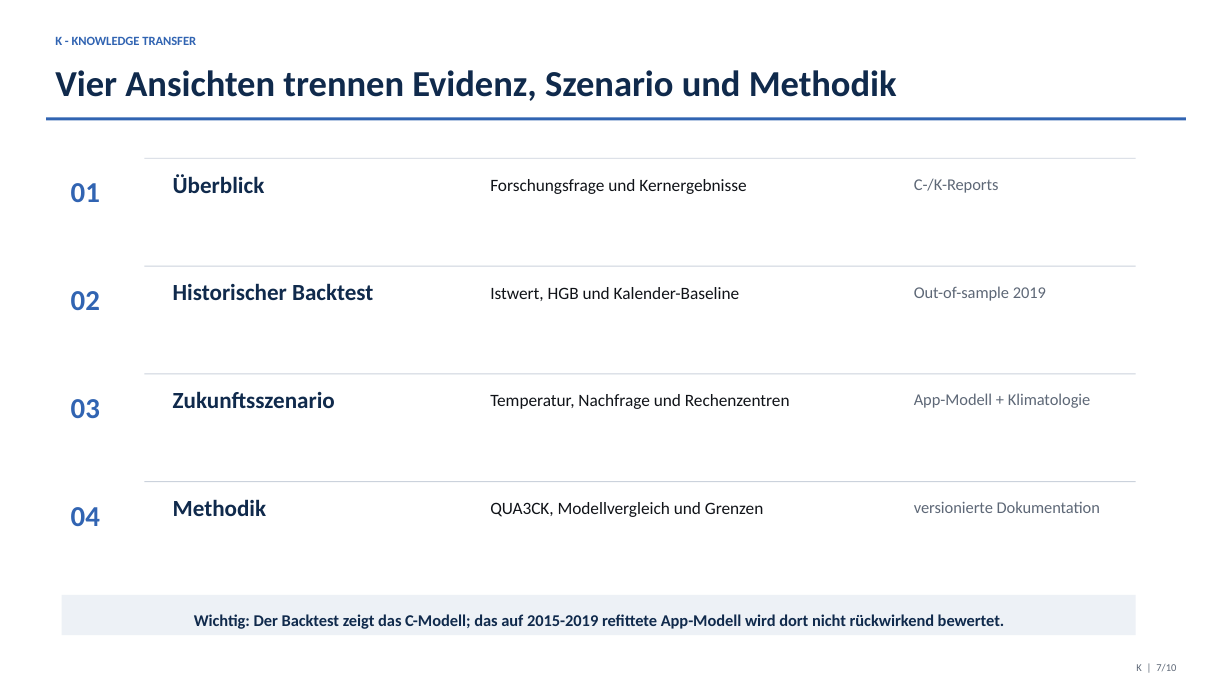
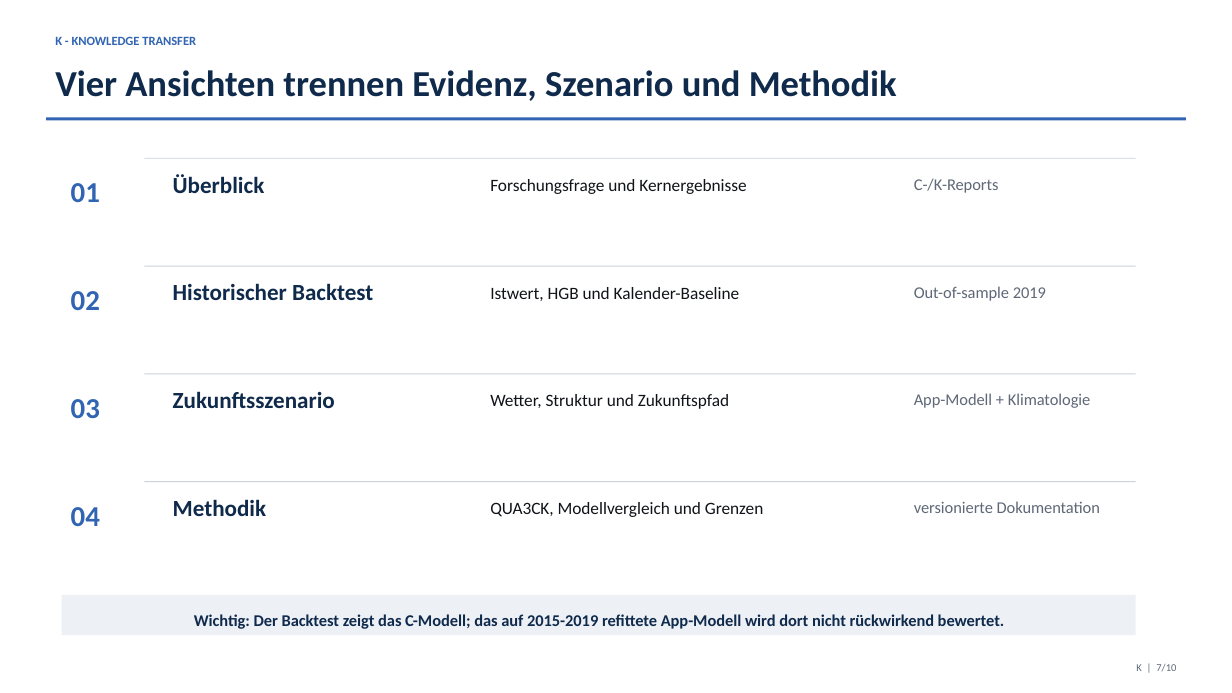
Before and after one commit to Tajan95/gridcast-europe, a slide deck: slide 7 of documents/GridCast_Europe_Referat.pptx. Drawn at 1232x693 pixels with LibreOffice and Linux fonts; fonts in the diff are those of the drawing. Boxes give left, top, right and bottom in pixels: in the first picture for what was removed or moved away, otherwise in the second. Text is boxed around its words. In the diff, an @@ line names an element or a change of style, - is before the commit and + after.

```diff
--- a/documents/GridCast_Europe_Referat.pptx
+++ b/documents/GridCast_Europe_Referat.pptx
@@ text at [490, 394, 729, 409]: text changed @@
-Temperatur, Nachfrage und Rechenzentren
+Wetter, Struktur und Zukunftspfad
```
Also in this commit, not shown: 3 other slides changed, 16 other files.
